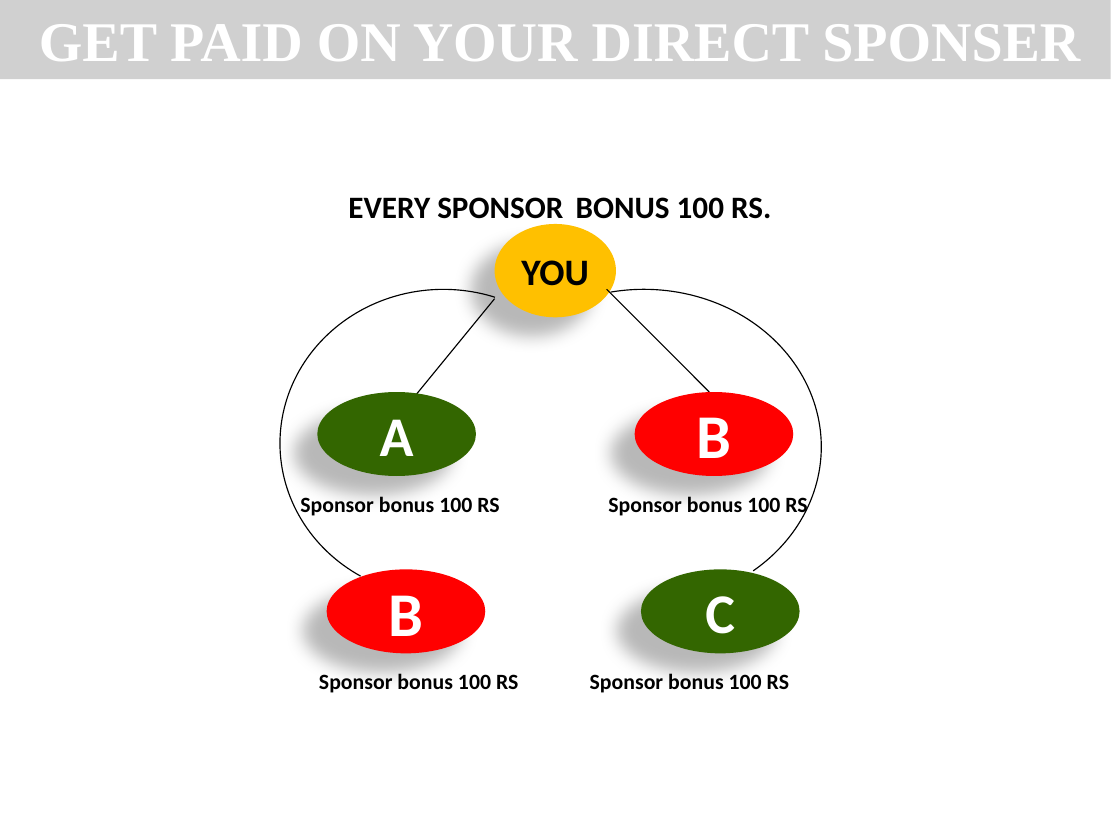
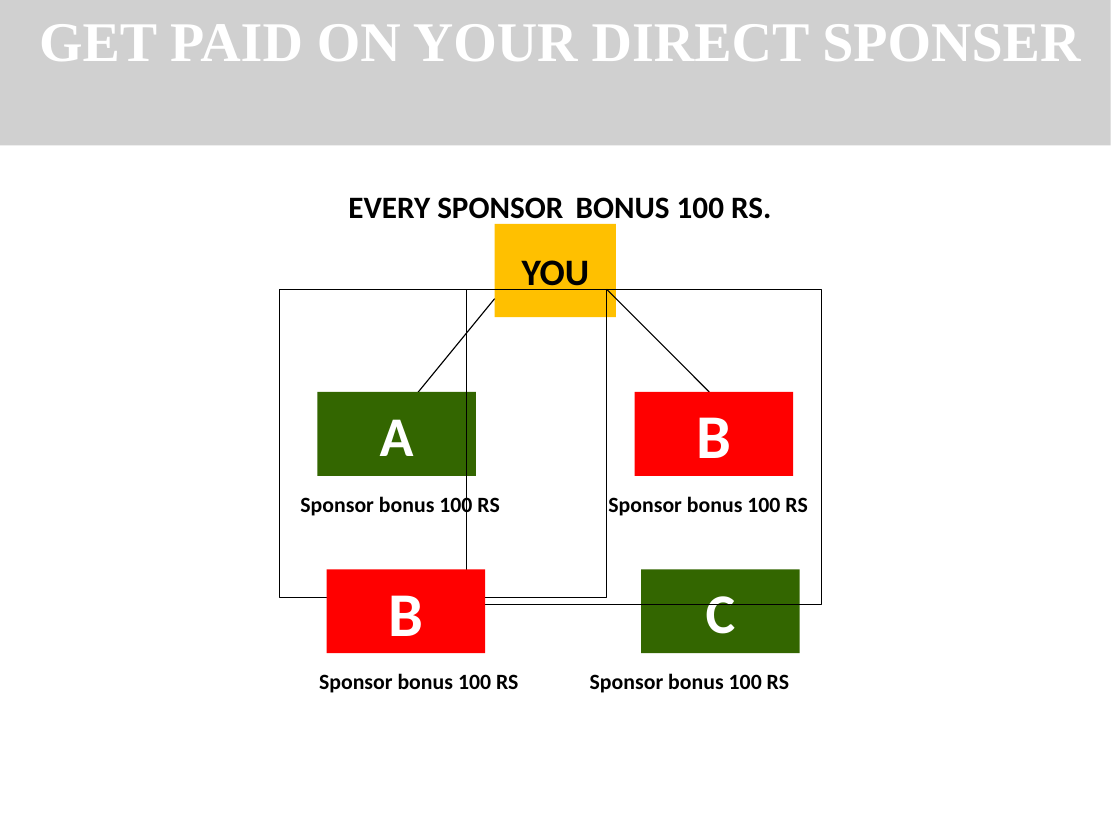
Before and after one commit to gowrav-vishwakarma/alcl, a slide deck: slide 11 of matter/alcl.ppt. Drawn at 1120x840 pixels with LibreOffice and Linux fonts; fonts in the diff are those of the drawing; grey boxes stand for pictures. Boxes give left, top, right and bottom in pixels: in the first picture for what was removed or moved away, otherwise in the second. Text is boxed around its words. In the diff, an @@ line names an element or a change of style, - is before the commit and + after.

```diff
--- a/matter/alcl.ppt
+++ b/matter/alcl.ppt
@@ picture "GET PAID ON YOUR DIRECT ...": place and size @@
-picture "GET PAID ON YOUR DIRECT ..." at bbox=[0, 0, 1111, 80]
+picture "GET PAID ON YOUR DIRECT ..." at bbox=[0, 0, 1111, 146]
@@ text "EVERY SPONSOR BONUS 100 RS." at bbox=[348, 197, 771, 225]: indent changed; less space between paragraphs @@
@@ arc (boxed as its full ellipse) removed at bbox=[280, 289, 607, 597] @@
@@ rectangle added at bbox=[280, 289, 607, 597], outline #000000 0.74 pt @@
@@ line (495, 299) - (411, 401): stroke #000000 0.75 pt to #000000 0.74 pt @@
@@ arc (boxed as its full ellipse) removed at bbox=[467, 289, 822, 604] @@
@@ rectangle added at bbox=[467, 289, 822, 604], outline #000000 0.74 pt @@
@@ line (607, 289) - (709, 392): stroke #000000 0.75 pt to #000000 0.74 pt @@
@@ ellipse to rectangle; shadow off in 5 elements at bbox=[495, 224, 616, 317], bbox=[317, 392, 476, 476], bbox=[635, 392, 794, 476], bbox=[641, 569, 800, 653], bbox=[327, 569, 486, 653] @@
```
Also in this commit, not shown: 16 other slides changed, 7 other files.
